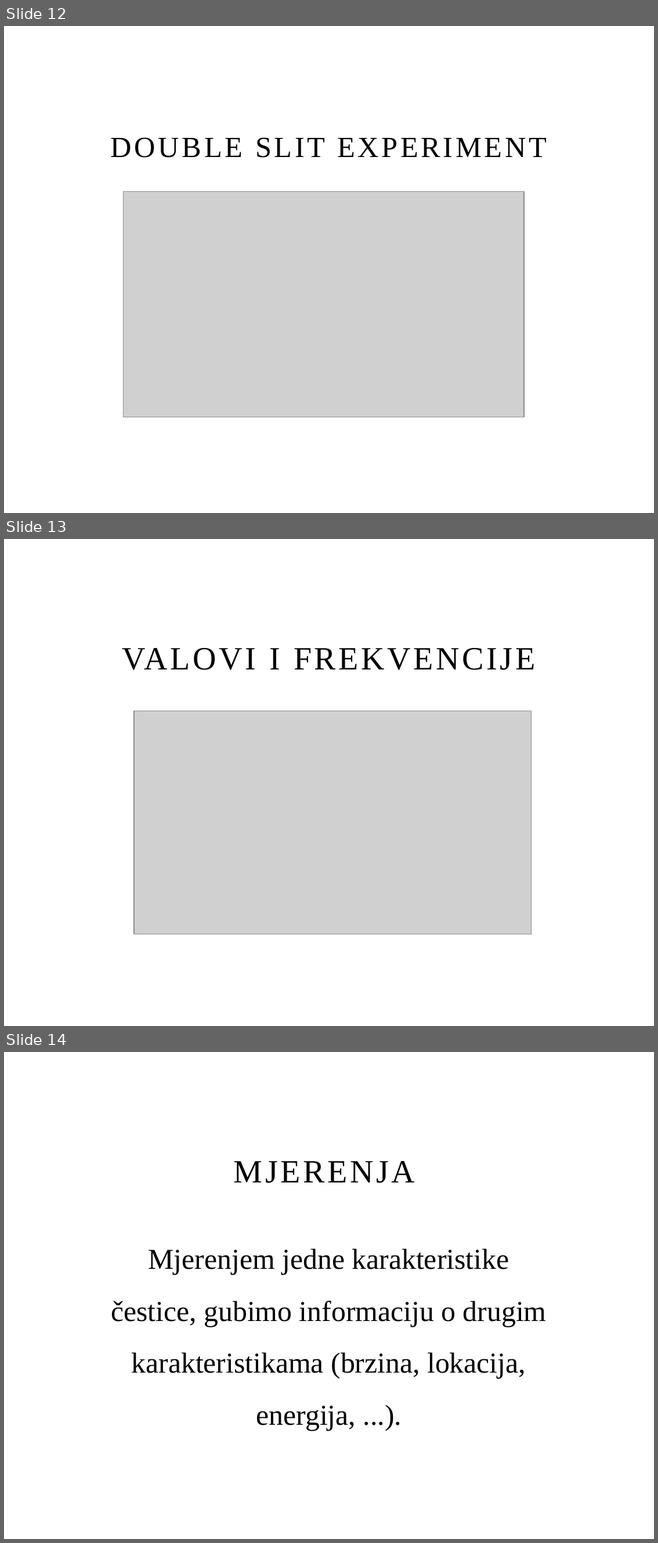
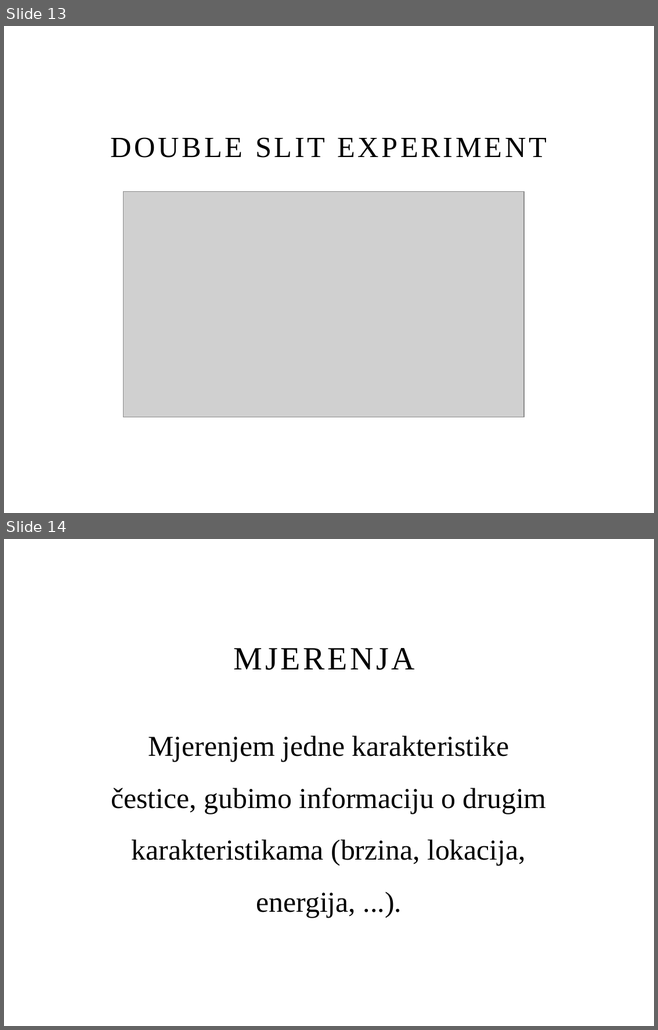
Before and after one commit to vzdesic/TheLecture, a slide deck: TheLecture.pptx. Shown one above the other, each under a label of ours: slides 12, 13 and 14 before the commit, slides 13 and 14 after it. The pictures are 658x1543 and 658x1030 pixels, drawn with LibreOffice and Linux fonts; fonts in the diff are those of the drawing; grey boxes stand for pictures; background and template pictures are left out. Boxes give left, top, right and bottom in pixels: in the first picture for what was removed or moved away, otherwise in the second. Text is boxed around its words. In the diff, an @@ line names an element or a change of style, - is before the commit and + after.

```diff
--- a/TheLecture.pptx
+++ b/TheLecture.pptx
@@ slide 13 removed at box(4, 539, 654, 1026), background picture (left out) @@
@@ title removed at box(122, 648, 535, 670) @@
-VALOVI I FREKVENCIJE
@@ picture removed at box(134, 711, 531, 935) @@
@@ what was slide 12 is now slide 13 @@
```
Also in this commit, not shown: 2 slides changed, 1 slide added.
